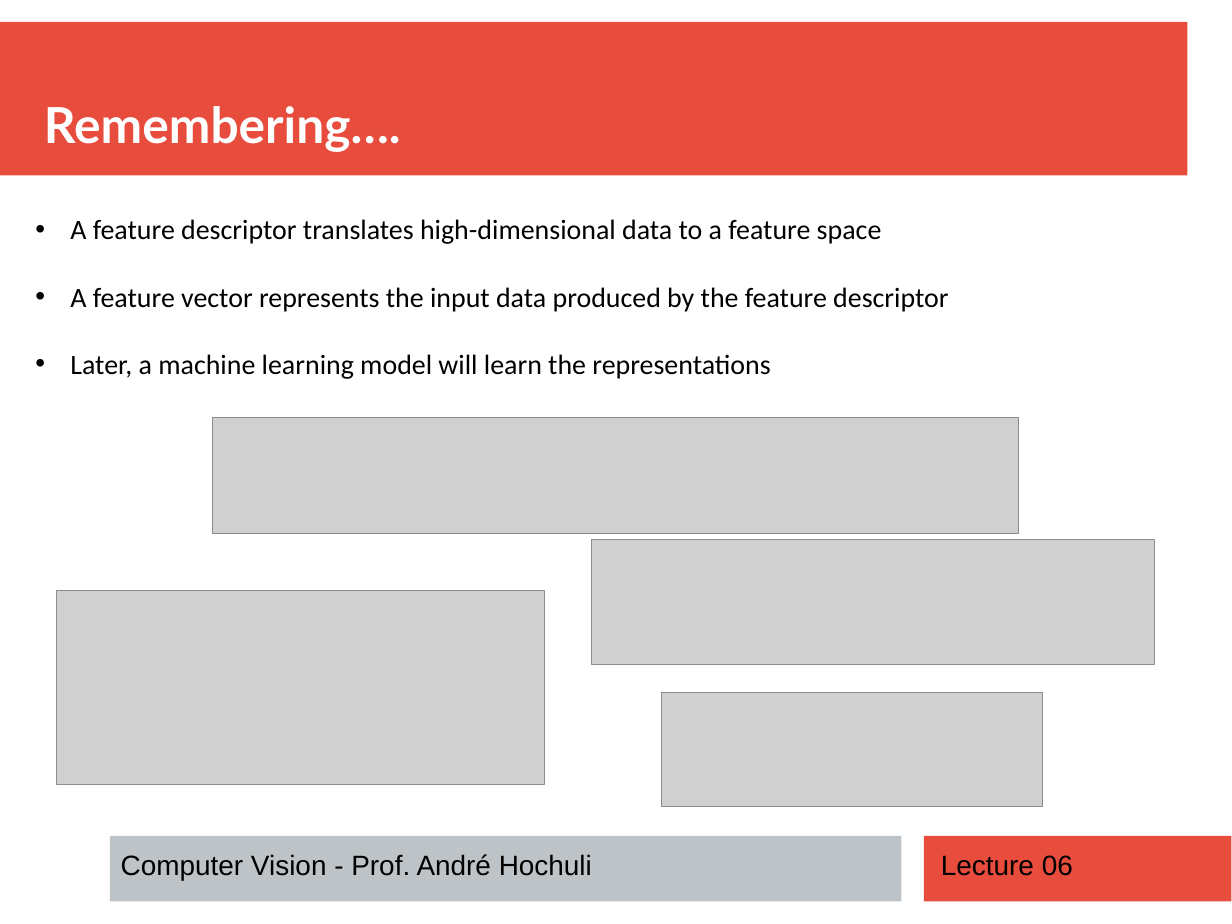
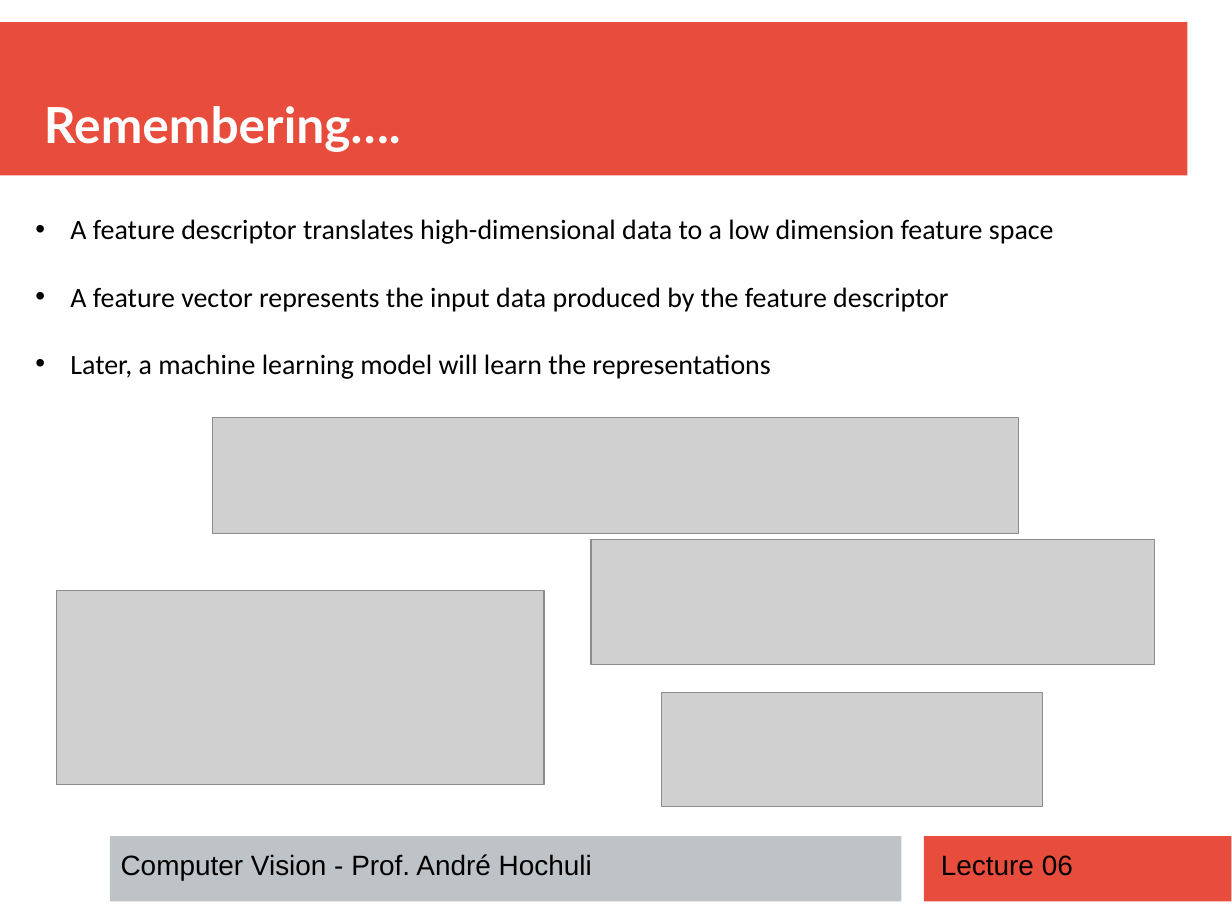
Before and after one commit to andrehochuli/teaching, a slide deck: slide 4 of ComputerVision/Lecture 06 - Image Descriptors/Lecture 06 - Image Descriptors.pptx. Drawn at 1232x924 pixels with LibreOffice and Linux fonts; fonts in the diff are those of the drawing; grey boxes stand for pictures. Boxes give left, top, right and bottom in pixels: in the first picture for what was removed or moved away, otherwise in the second. Text is boxed around its words. In the diff, an @@ line names an element or a change of style, - is before the commit and + after.

```diff
--- a/ComputerVision/Lecture 06 - Image Descriptors/Lecture 06 - Image Descriptors.pptx
+++ b/ComputerVision/Lecture 06 - Image Descriptors/Lecture 06 - Image Descriptors.pptx
@@ text at (x1=70, y1=219, x2=1054, y2=244): text changed @@
-• A feature descriptor translates high-dimensional data to a feature space
+• A feature descriptor translates high-dimensional data to a low dimension feature space
```
Also in this commit, not shown: 2 other files.
